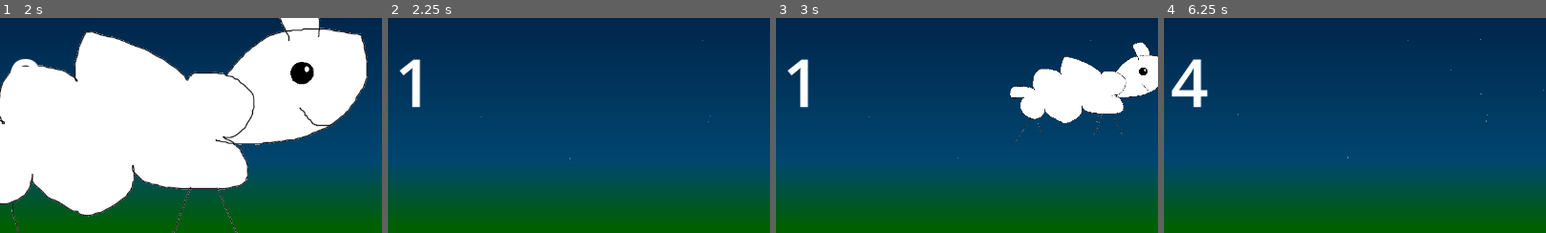
Above: before the commit, frames 1-4 (left to right).
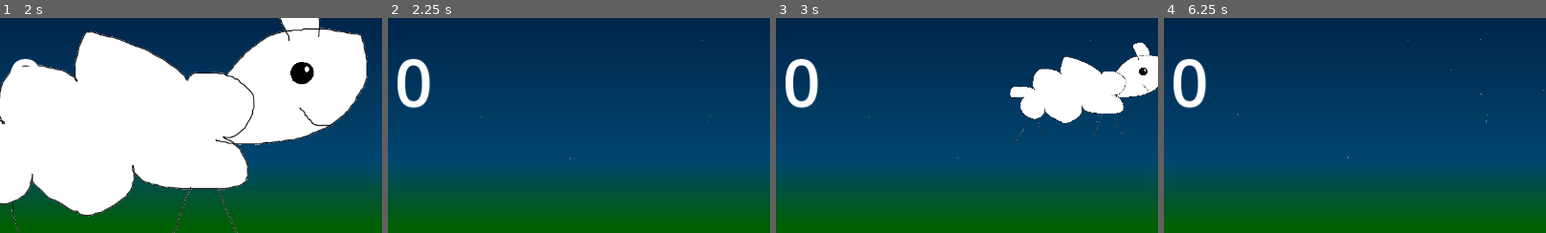
Above: after the commit, the same moments.

Repository: Glow-Project/gwj-55
Game: Godot game, scene res://menu.tscn
Same seed, same stepped clock (60 frames per second), same inputs: the game is played once before the commit and once after it.
Inputs (mouse positions are % of the whole screen's width and height, from its top left):
- Up to frame 1 (2 s): click (50, 60) at 0.5 s; tap Enter at 1.25 s; move the mouse to (72, 45) at 1.27 s
- Up to frame 2 (2.25 s): move the mouse to (30, 55) at 2.02 s
- Up to frame 3 (3 s): tap Space at 2.75 s; move the mouse to (60, 28) at 2.77 s
- Up to frame 4 (6.25 s): move the mouse to (45, 70) at 3.52 s; move the mouse to (80, 65) at 4.27 s; move the mouse to (20, 35) at 5.02 s; move the mouse to (55, 50) at 5.77 s
The pictures show only the part of the screen within x 7-57%, y 0-50%; the shares and areas given below are measured in that part.

Frame 1 is identical in both runs. In frame 2, 1.3% of the frame differs, in the area x 2-11%, y 19-43%; in frame 3, 1.3%; in frame 4, 1.2%.

Commit message:
game: add sounds

Diff:
--- a/game.gd
+++ b/game.gd
@@ -7,10 +7,36 @@
 	preload("res://explosion_2.mp3")
 ]
 
+var rewards = [
+	preload("res://chord1.mp3"),
+	preload("res://chord2.mp3"),
+	preload("res://chord3.mp3"),
+	preload("res://chord4.mp3"),
+	preload("res://chord5.mp3"),
+	preload("res://chord6.mp3"),
+]
+
+var punishments = [
+	preload("res://bad_chord1.mp3"),
+	preload("res://bad_chord2.mp3"),
+	preload("res://bad_chord3.mp3"),
+	preload("res://bad_chord4.mp3"),
+]
+
 func _on_basket_item_collected(body:Node2D):
 	body.queue_free()
-	$Counter.add_score(1)
 	$Tacho.inc()
+
+	if $Tacho.score > 0 && $Tacho.score % 5 == 0:
+		var fx = AudioStreamPlayer.new()
+		fx.stream = rewards[randi_range(0,len(rewards)-1)]
+		fx.set_bus("RewardFX")
+		add_child(fx)
+		fx.play()
+
+	if $Tacho.score == $Tacho.total:
+		get_tree().change_scene_to_file("res://game_over.tscn")
+
 
 func _on_spawner_sheep_reached_abyss(body):
 	$Tacho.dec()
@@ -20,8 +46,19 @@
 
 	var fx = AudioStreamPlayer.new()
 	fx.stream = explosions[randi_range(0,len(explosions)-1)]
+	fx.set_bus("ExplosionFX")
 	add_child(fx)
 	fx.play()
 	explosion.emitting = true
 
 	body.queue_free()
+
+	if $Tacho.score < 0 && $Tacho.score % 5 == 0:
+		var fx2 = AudioStreamPlayer.new()
+		fx2.stream = punishments[randi_range(0,len(punishments)-1)]
+		fx2.set_bus("RewardFX")
+		add_child(fx2)
+		fx2.play()
+
+	if $Tacho.score == -$Tacho.total:
+		get_tree().change_scene_to_file("res://game_over.tscn")
